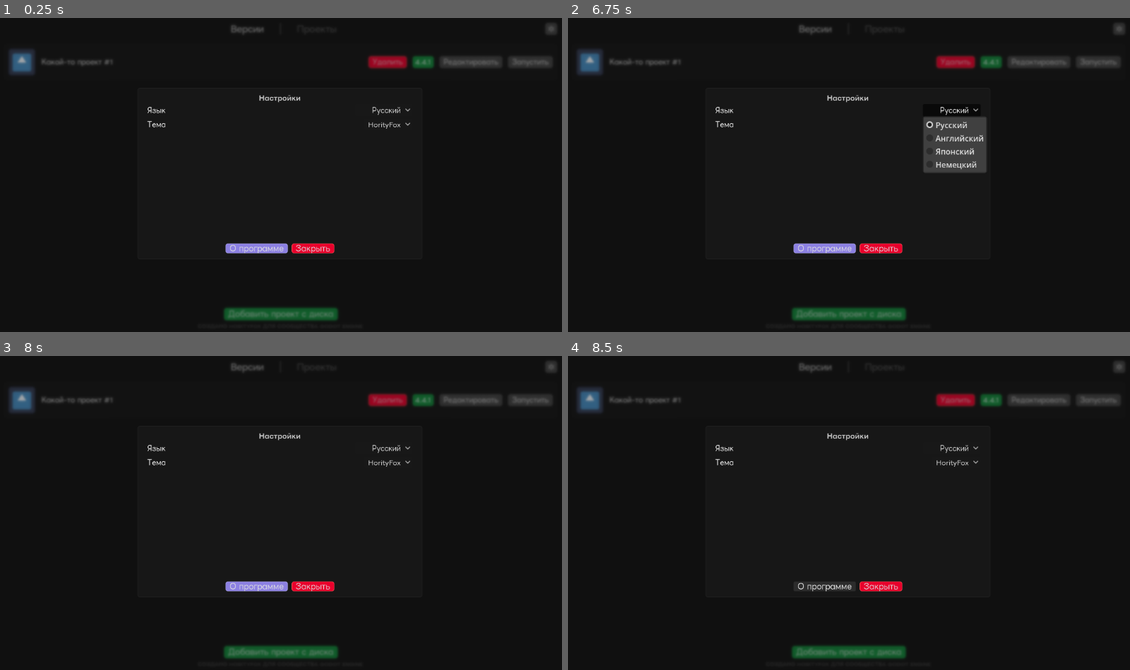
Above: before the commit, frames 1-4 (two rows, left to right).
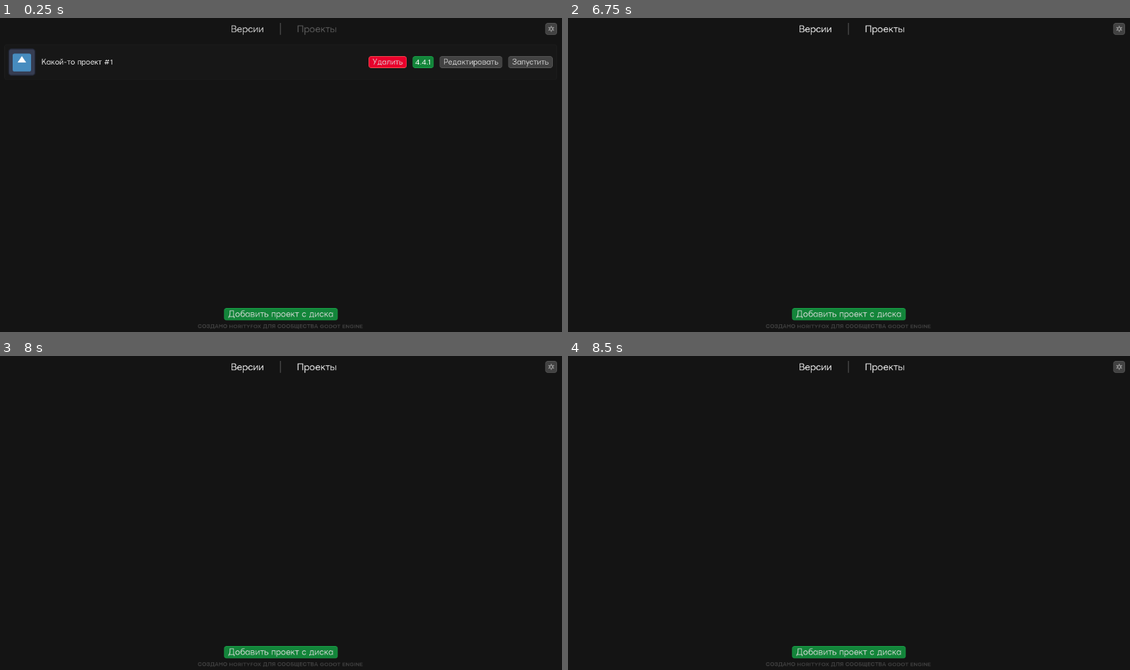
Above: after the commit, the same moments.

Repository: horityfoxy/GodotHub
Game: Godot game, scene res://nodes/main.tscn
Two runs of this game, one before a commit and one after it. Both use one fixed random seed, a clock stepped at 60 frames per second and the inputs below. The engine's default icon, where the game draws it, is replaced by a stand-in: a white triangle on a blue panel in a dark square.
Inputs (mouse positions are in pixels of both pictures, inside the frame that each line leads up to):
- Up to frame 1 (0.25 s): no input
- Up to frame 2 (6.75 s): click "Версии" at 0.5 s; click "Проекты" at 1.25 s; click (1118, 27) at 2 s; click "Добавить проект с диска" at 2.75 s; click "Закрыть" at 3.5 s; click "Удалить" at 4.25 s; click (1040, 61) at 5 s, where only the run before the commit has a clickable "Редактировать"; click (1096, 61) at 5.75 s, where only the run before the commit has a clickable "Запустить"; click (950, 109) at 6.5 s, where only the run before the commit has a clickable "Русский"
- Up to frame 3 (8 s): click (387, 462) at 7.25 s, where only the run before the commit has a clickable "HorityFox"
- Up to frame 4 (8.5 s): click (826, 585) at 8 s, where only the run before the commit has a clickable "О программе"

The runs differ from the first frame. In frame 1, 3.0% of the frame differs, in the area x 1-100%, y 1-99%; in frame 2, 5.4%; in frame 3, 3.4%; in frame 4, 3.2%.

Commit message:
Integrated popup modules (Settings, About, Scan) and implemented a global EventBus.

Diff:
--- a/nodes/main.tscn
+++ b/nodes/main.tscn
@@ -14,6 +14,7 @@
 [ext_resource type="StyleBox" uid="uid://uuj5ruxop1m6" path="res://src/themes/horityfox/buttons/red/normal.tres" id="7_gp064"]
 [ext_resource type="FontFile" uid="uid://crxptqsk1pq64" path="res://src/fonts/LINESeedJP/LINESeedJP-Bold.ttf" id="10_h0f1k"]
 [ext_resource type="Theme" uid="uid://d24t8jknpr3a4" path="res://src/themes/fonts/header.tres" id="14_01b7x"]
+[ext_resource type="Script" uid="uid://b3y1cfpuvbhgw" path="res://scripts/buttons/button_view_window.gd" id="15_c3m70"]
 [ext_resource type="StyleBox" uid="uid://bmscpcswrl7cn" path="res://src/themes/horityfox/panels/view_window.tres" id="15_heg84"]
 
 [sub_resource type="GDScript" id="GDScript_pel7g"]
@@ -34,9 +35,205 @@
 		printerr(\"ОШИБКА: Не удалось запустить редактор.\")
 "
 
+[sub_resource type="GDScript" id="GDScript_usfbk"]
+script/source = "extends HBoxContainer
+
+@export_category(\"Buttons\")
+@export var settings_button : Button
+
+func _ready() -> void:
+	settings_button.pressed.connect(EventBus.settings_window_enable.emit)
+"
+
+[sub_resource type="GDScript" id="GDScript_1n1q0"]
+script/source = "extends Control
+
+@export_category(\"Buttons\")
+@export var add_project_button : Button
+
+func _ready() -> void:
+	add_project_button.pressed.connect(EventBus.drag_and_drop_window_enable.emit)
+"
+
+[sub_resource type="GDScript" id="GDScript_d4yno"]
+script/source = "extends Control
+
+@export_category(\"Blur\")
+@export var _blur : ColorRect
+
+@export_category(\"Windows\")
+@export var _drag_and_drop_window : Control
+@export var _settings_window : Control
+
+func _ready() -> void:
+	hide()
+	_settings_window.close_window.connect(disable)
+	_drag_and_drop_window.close_window.connect(disable)
+	EventBus.settings_window_enable.connect(enable_settings)
+	EventBus.drag_and_drop_window_enable.connect(enable_drag_and_drop)
+
+func enable_settings() -> void:
+	enable()
+	_settings_window.enable()
+
+func enable_drag_and_drop() -> void:
+	enable()
+	_drag_and_drop_window.enable()
+
+func enable_blur() -> void:
+	_blur.enable()
+
+func disable_windows() -> void:
+	_drag_and_drop_window.disable()
+	_settings_window.disable()
+
+func disable_blur() -> void:
+	_blur.disable()
+
+func disable_all() -> void:
+	disable_windows()
+	disable_blur()
+
+func enable() -> void:
+	show()
+
+func disable() -> void:
+	hide()
+"
+
 [sub_resource type="ShaderMaterial" id="ShaderMaterial_y2wr3"]
 shader = ExtResource("3_k8dvw")
 shader_parameter/blur_amount = 1.50000007125
+
+[sub_resource type="GDScript" id="GDScript_cmhxe"]
+script/source = "extends ColorRect
+
+func enable() -> void:
+	show()
+
+func disable() -> void:
+	hide()
+"
+
+[sub_resource type="GDScript" id="GDScript_1vlam"]
+script/source = "extends Control
+
+signal close_window
+
+@export_category(\"Buttons\")
+@export var _scan_projects_button : Button
+@export var _close_window_button : Button
+
+func _ready() -> void:
+	hide()
+	_close_window_button.pressed.connect(disable)
+
+func enable() -> void:
+	show()
+
+func disable() -> void:
+	close_window.emit()
+	hide()
+"
+
+[sub_resource type="GDScript" id="GDScript_c3m70"]
+script/source = "extends Control
+
+signal  close_window
+
+@export_category(\"Windows\")
+@export var _settings_window : Panel
+
+func _ready() -> void:
+	hide()
+	_settings_window.close_window.connect(disable)
+
+func enable() -> void:
+	show()
+
+func disable() -> void:
+	close_window.emit()
+	hide()
+"
+
+[sub_resource type="GDScript" id="GDScript_ecu0m"]
+script/source = "extends Panel
+
+signal close_window
+
+@export_category(\"Buttons\")
+@export var _about_button : Button
+@export var _close_settings_button : Button
+
+@export_category(\"Windows\")
+@export var _about_window : Panel
+
+func _ready() -> void:
+	_about_button.pressed.connect(on_about_button_pressed)
+	_close_settings_button.pressed.connect(on_close_settings_button_pressed)
+
+func on_about_button_pressed() -> void:
+	_about_window.enable()
+
+func on_close_settings_button_pressed() -> void:
+	disable()
+
+func disable():
+	close_window.emit()
+"
+
+[sub_resource type="GDScript" id="GDScript_t4bcl"]
+script/source = "extends Panel
+
+@export var _view_window : Panel
+@export_category(\"buttons\")
+@export var _godot_hub_button : Button
+@export var _lineseedjp_button : Button
+@export var _godot_engine_button : Button
+@export var _about_program_button : Button
+@export var _close_about_window_button : Button
+
+func _ready() -> void:
+	_close_about_window_button.pressed.connect(_on_close_about_window_button_pressed)
+	var buttons = [
+		_godot_hub_button,
+		_lineseedjp_button,
+		_godot_engine_button,
+		_about_program_button
+	]
+
+	for btn in buttons: _connect_license_button(btn)
+
+func _connect_license_button(btn: Button) -> void:
+	if btn:
+		btn.pressed.connect(func():
+			var id_from_button = btn.get(\"ID\")
+			if id_from_button != null:
+				_view_window.text_update(id_from_button)
+		)
+
+func _on_close_about_window_button_pressed() -> void:
+	disable()
+
+func enable() -> void:
+	show()
+
+func disable() -> void:
+	hide()
+"
+
+[sub_resource type="GDScript" id="GDScript_gmty7"]
+script/source = "extends Panel
+
+@export var _licence_storange : Node
+@export var _richlabel : RichTextLabel
+
+func _ready() -> void:
+	if _richlabel: _richlabel.text = _licence_storange.get_text(0)
+
+func text_update(value : int):
+	_richlabel.text = _licence_storange.get_text(value)
+"
 
 [sub_resource type="GDScript" id="GDScript_heg84"]
 script/source = "extends Node
@@ -83,7 +280,7 @@
 Permission is hereby granted, free of charge, to any person obtaining a copy of this software and associated documentat …(318 unchanged characters)…
 The above copyright notice and this permission notice shall be included in all copies or substantial portions of the Software.\\n
 THE SOFTWARE IS PROVIDED \"AS IS\", WITHOUT WARRANTY OF ANY KIND, EXPRESS OR IMPLIED, INCLUDING BUT NOT LIMITED TO THE  …(350 unchanged characters)…
-3: \"\"\"Спасибо, что используете Godot Hub для ваших проектов.
+	3: \"\"\"Спасибо, что используете Godot Hub для ваших проектов.
 Я думаю вы и сами устали переключаться между версиями, установленными где то в недрах вашей системы, бороться с ярлыками и путаться, когда запускаешь не ту версию редактора.
 Надеюсь Godot Hub поможет вам избавиться от рутины.\\n
 Ссылки:
@@ -127,11 +324,13 @@
 grow_vertical = 2
 theme = ExtResource("1_01b7x")
 
-[node name="header" type="HBoxContainer" parent="layout" unique_id=612383905]
+[node name="header" type="HBoxContainer" parent="layout" unique_id=612383905 node_paths=PackedStringArray("settings_button")]
 custom_minimum_size = Vector2(0, 56)
 layout_mode = 2
 theme_override_constants/separation = 16
 alignment = 1
+script = SubResource("GDScript_usfbk")
+settings_button = NodePath("settings")
 
 [node name="spacer" type="ColorRect" parent="layout/header" unique_id=394431728]
 custom_minimum_size = Vector2(24, 24)
@@ -319,13 +518,15 @@
 theme_override_styles/normal = ExtResource("4_pmn7o")
 text = "Загрузить новую версию"
 
-[node name="projects" type="Control" parent="layout/body" unique_id=1588472335]
-layout_mode = 1
-anchors_preset = 15
-anchor_right = 1.0
-anchor_bottom = 1.0
-grow_horizontal = 2
-grow_vertical = 2
+[node name="projects" type="Control" parent="layout/body" unique_id=1588472335 node_paths=PackedStringArray("add_project_button")]
+layout_mode = 1
+anchors_preset = 15
+anchor_right = 1.0
+anchor_bottom = 1.0
+grow_horizontal = 2
+grow_vertical = 2
+script = SubResource("GDScript_1n1q0")
+add_project_button = NodePath("add_project")
 
 [node name="hint" type="Label" parent="layout/body/projects" unique_id=1863291649]
 visible = false
@@ -396,7 +597,8 @@
 horizontal_alignment = 1
 uppercase = true
 
-[node name="popup_window" type="Control" parent="." unique_id=182114234]
+[node name="popup_window" type="Control" parent="." unique_id=182114234 node_paths=PackedStringArray("_blur", "_drag_and_drop_window", "_settings_window")]
+visible = false
 layout_mode = 3
 anchors_preset = 15
 anchor_right = 1.0
@@ -404,6 +606,10 @@
 grow_horizontal = 2
 grow_vertical = 2
 theme = ExtResource("1_01b7x")
+script = SubResource("GDScript_d4yno")
+_blur = NodePath("bg")
+_drag_and_drop_window = NodePath("drag_and_drop")
+_settings_window = NodePath("settings")
 
 [node name="bg" type="ColorRect" parent="popup_window" unique_id=644468900]
 z_index = 1
@@ -415,8 +621,9 @@
 grow_horizontal = 2
 grow_vertical = 2
 color = Color(0.03529412, 0.03529412, 0.03529412, 0.3372549)
-
-[node name="drag_and_drop" type="Control" parent="popup_window" unique_id=1795121393]
+script = SubResource("GDScript_cmhxe")
+
+[node name="drag_and_drop" type="Control" parent="popup_window" unique_id=1795121393 node_paths=PackedStringArray("_scan_projects_button", "_close_window_button")]
 visible = false
 z_index = 1
 layout_mode = 1
@@ -425,6 +632,9 @@
 anchor_bottom = 1.0
 grow_horizontal = 2
 grow_vertical = 2
+script = SubResource("GDScript_1vlam")
+_scan_projects_button = NodePath("Panel/VBoxContainer/HBoxContainer/scan_project")
+_close_window_button = NodePath("Panel/VBoxContainer/HBoxContainer/close")
 
 [node name="Panel" type="Panel" parent="popup_window/drag_and_drop" unique_id=1528090570]
 layout_mode = 1
@@ -495,7 +705,8 @@
 theme_override_styles/normal = ExtResource("7_gp064")
 text = "Закрыть"
 
-[node name="settings" type="Control" parent="popup_window" unique_id=1532549054]
+[node name="settings" type="Control" parent="popup_window" unique_id=1532549054 node_paths=PackedStringArray("_settings_window")]
+visible = false
 z_index = 1
 layout_mode = 1
 anchors_preset = 15
@@ -503,8 +714,10 @@
 anchor_bottom = 1.0
 grow_horizontal = 2
 grow_vertical = 2
-
-[node name="settings_window" type="Panel" parent="popup_window/settings" unique_id=607638348]
+script = SubResource("GDScript_c3m70")
+_settings_window = NodePath("settings_window")
+
+[node name="settings_window" type="Panel" parent="popup_window/settings" unique_id=607638348 node_paths=PackedStringArray("_about_button", "_close_settings_button", "_about_window")]
 layout_mode = 1
 anchors_preset = -1
 anchor_left = 0.5
@@ -518,6 +731,10 @@
 grow_horizontal = 2
 grow_vertical = 2
 theme_override_styles/panel = ExtResource("4_y2wr3")
+script = SubResource("GDScript_ecu0m")
+_about_button = NodePath("VBoxContainer/HBoxContainer/about")
+_close_settings_button = NodePath("VBoxContainer/HBoxContainer/close")
+_about_window = NodePath("../about_window")
 
 [node name="VBoxContainer" type="VBoxContainer" parent="popup_window/settings/settings_window" unique_id=292929761]
 layout_mode = 1
@@ -555,15 +772,9 @@
 theme_override_font_sizes/font_size = 14
 alignment = 2
 selected = 0
-item_count = 4
+item_count = 1
 popup/item_0/text = "Русский"
 popup/item_0/id = 0
-popup/item_1/text = "Английский"
-popup/item_1/id = 1
-popup/item_2/text = "Японский"
-popup/item_2/id = 2
-popup/item_3/text = "Немецкий"
-popup/item_3/id = 3
 
 [node name="theme" type="HBoxContainer" parent="popup_window/settings/settings_window/VBoxContainer/VBoxContainer" unique_id=1705096437]
 layout_mode = 2
@@ -598,7 +809,7 @@
 theme_override_styles/normal = ExtResource("7_gp064")
 text = "Закрыть"
 
-[node name="about_window" type="Panel" parent="popup_window/settings" unique_id=266747320]
+[node name="about_window" type="Panel" parent="popup_window/settings" unique_id=266747320 node_paths=PackedStringArray("_view_window", "_godot_hub_button", "_lineseedjp_button", "_godot_engine_button", "_about_program_button", "_close_about_window_button")]
 visible = false
 custom_minimum_size = Vector2(600, 388)
 layout_mode = 1
@@ -612,6 +823,13 @@
 grow_horizontal = 2
 grow_vertical = 2
 theme_override_styles/panel = ExtResource("4_y2wr3")
+script = SubResource("GDScript_t4bcl")
+_view_window = NodePath("HBoxContainer/view_window")
+_godot_hub_button = NodePath("HBoxContainer/VBoxContainer/Godot Hub")
+_lineseedjp_button = NodePath("HBoxContainer/VBoxContainer/LINESeedJP")
+_godot_engine_button = NodePath("HBoxContainer/VBoxContainer/Godot Engine")
+_about_program_button = NodePath("HBoxContainer/VBoxContainer/About")
+_close_about_window_button = NodePath("HBoxContainer/VBoxContainer/close")
 
 [node name="HBoxContainer" type="HBoxContainer" parent="popup_window/settings/about_window" unique_id=281050102]
 layout_mode = 1
@@ -636,6 +854,7 @@
 text = "Godot Hub"
 flat = true
 alignment = 0
+script = ExtResource("15_c3m70")
 
 [node name="LINESeedJP" type="Button" parent="popup_window/settings/about_window/HBoxContainer/VBoxContainer" unique_id=294514142]
 layout_mode = 2
@@ -643,6 +862,8 @@
 text = "LINESeedJP"
 flat = true
 alignment = 0
+script = ExtResource("15_c3m70")
+ID = 1
 
 [node name="Godot Engine" type="Button" parent="popup_window/settings/about_window/HBoxContainer/VBoxContainer" unique_id=46224630]
 layout_mode = 2
@@ -650,6 +871,8 @@
 text = "Godot Engine"
 flat = true
 alignment = 0
+script = ExtResource("15_c3m70")
+ID = 2
 
 [node name="About" type="Button" parent="popup_window/settings/about_window/HBoxContainer/VBoxContainer" unique_id=2063456667]
 layout_mode = 2
@@ -657,21 +880,26 @@
 text = "Подробнее"
 flat = true
 alignment = 0
+script = ExtResource("15_c3m70")
+ID = 3
 
 [node name="spacer" type="Control" parent="popup_window/settings/about_window/HBoxContainer/VBoxContainer" unique_id=778711187]
 layout_mode = 2
 size_flags_vertical = 3
 
-[node name="exit" type="Button" parent="popup_window/settings/about_window/HBoxContainer/VBoxContainer" unique_id=29047539]
+[node name="close" type="Button" parent="popup_window/settings/about_window/HBoxContainer/VBoxContainer" unique_id=29047539]
 layout_mode = 2
 theme_override_styles/normal = ExtResource("7_gp064")
 text = "Закрыть"
 clip_text = true
 
-[node name="view_window" type="Panel" parent="popup_window/settings/about_window/HBoxContainer" unique_id=706897794]
+[node name="view_window" type="Panel" parent="popup_window/settings/about_window/HBoxContainer" unique_id=706897794 node_paths=PackedStringArray("_licence_storange", "_richlabel")]
 layout_mode = 2
 size_flags_horizontal = 3
 theme_override_styles/panel = ExtResource("15_heg84")
+script = SubResource("GDScript_gmty7")
+_licence_storange = NodePath("licence_storange")
+_richlabel = NodePath("RichTextLabel")
 
 [node name="licence_storange" type="Node" parent="popup_window/settings/about_window/HBoxContainer/view_window" unique_id=1451188623]
 script = SubResource("GDScript_heg84")
@@ -710,6 +938,7 @@
 visible = false
 z_index = 1
 layout_mode = 1
+anchors_preset = 8
 anchor_left = 0.5
 anchor_top = 0.5
 anchor_right = 0.5
--- a/project.godot
+++ b/project.godot
@@ -15,6 +15,10 @@
 config/features=PackedStringArray("4.6", "Forward Plus")
 config/icon="res://icon.svg"
 
+[autoload]
+
+EventBus="*uid://bfy15g55lxyhg"
+
 [physics]
 
 3d/physics_engine="Jolt Physics"
--- /dev/null
+++ b/scripts/buttons/button_view_window.gd
@@ -0,0 +1,4 @@
+extends Button
+class_name button_view_window
+
+@export var ID : int = 0
--- /dev/null
+++ b/scripts/singleton/eventbus.gd
@@ -0,0 +1,7 @@
+extends Node
+
+## WINDOWS SIGNALS ##
+@warning_ignore("unused_signal")
+signal settings_window_enable
+@warning_ignore("unused_signal")
+signal drag_and_drop_window_enable
Not shown, added: scripts/buttons/button_view_window.gd.uid
Not shown, added: scripts/singleton/eventbus.gd.uid
